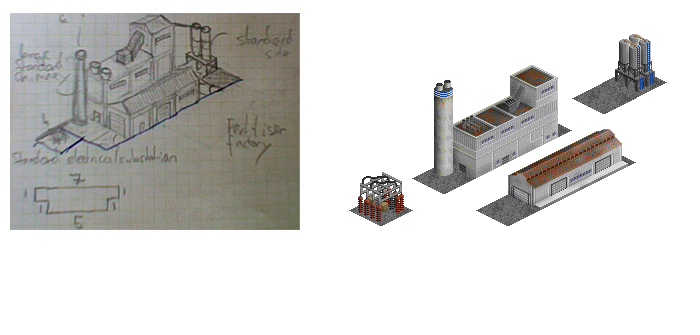
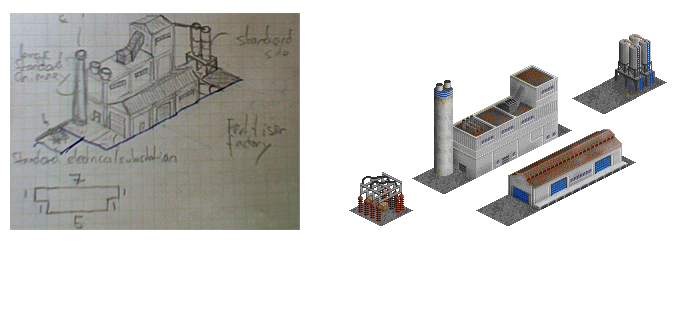
Layered file, before and after one edit (w=700, h=335). Changes by layer:
painted on "warehouse painted" over [510, 138, 628, 210]
painted on "chimney" over [434, 80, 453, 98]
renamed "silos" to "Layer 12", painted on it over [608, 75, 658, 96]
